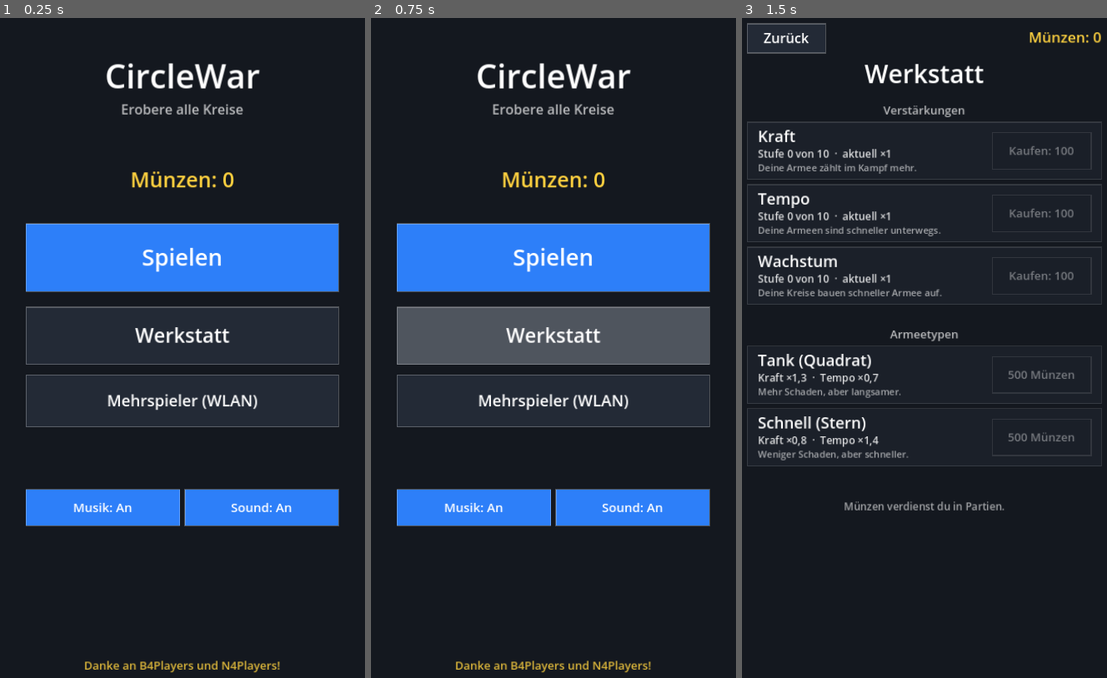
Above: before the commit, frames 1-3 (left to right).
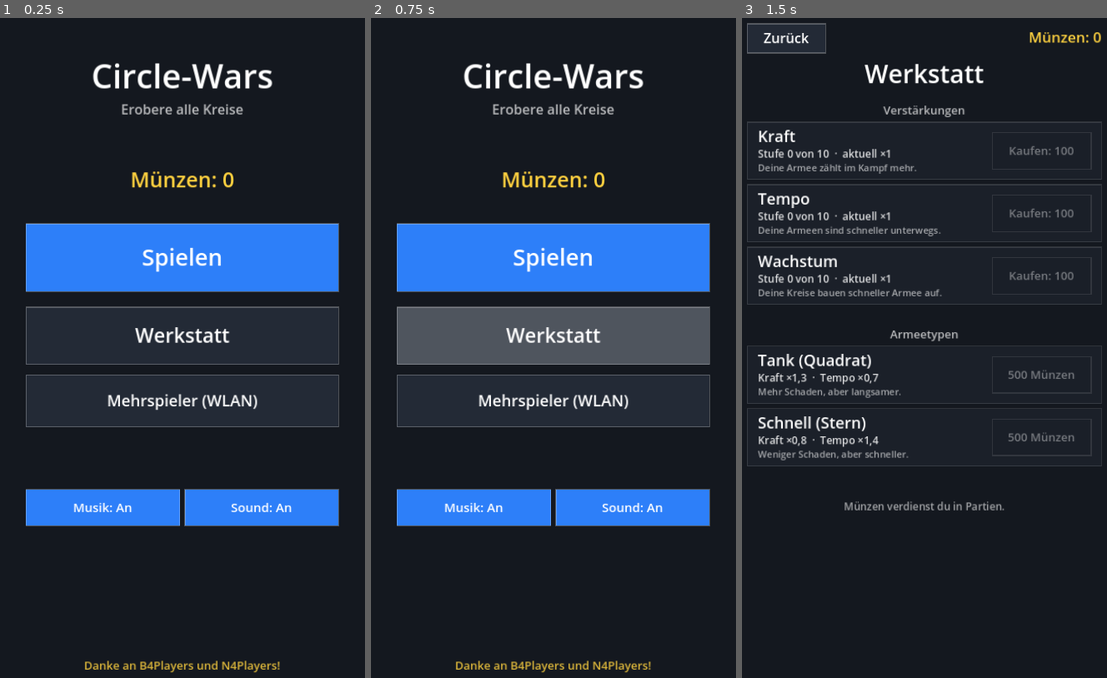
Above: after the commit, the same moments.

Repository: dremsky84/CircleWar
Game: Godot game, scene res://main.tscn
The game is run twice, just before and just after one commit, with the same random seed, the same clock (stepped at 60 frames per second) and the same inputs.
Inputs (mouse positions are in pixels of both pictures, inside the frame that each line leads up to):
- Up to frame 1 (0.25 s): no input
- Up to frame 2 (0.75 s): tap Enter at 0.5 s; move the mouse to (637, 315) at 0.52 s; click (637, 315) at 0.67 s
- Up to frame 3 (1.5 s): tap Space at 1.25 s; drag from (847, 381) to (906, 480) at 1.27 s

The runs differ from the first frame. In frame 1, 1.1% of the frame differs, in the area x 25-75%, y 6-11%; in frame 2, 1.1%; in frame 3, nothing differs.

Commit message:
Spielname: Circle-Wars (App-Name und Titel)
Co-Authored-By: Claude Sonnet 5.5 <noreply@anthropic.com>
Claude-Session: https://claude.ai/code/session_0136NsyP7JNdCaXv9od2PjSo

Diff:
--- a/project.godot
+++ b/project.godot
@@ -5,7 +5,7 @@
 
 [application]
 
-config/name="Echtzeit Strategie"
+config/name="Circle-Wars"
 run/main_scene="res://main.tscn"
 config/features=PackedStringArray("4.3", "Mobile")
 config/icon="res://icon.svg"
--- a/scripts/game.gd
+++ b/scripts/game.gd
@@ -1,6 +1,6 @@
 extends Node2D
 
-# CircleWar - Echtzeit-Strategie mit Kreisen
+# Circle-Wars - Echtzeit-Strategie mit Kreisen
 # Hauptmenü -> Spielen (Einstellungen) oder Werkstatt (Verstärkungen, Armeetypen)
 # -> Partie gegen die KI -> Ergebnis mit Münzen
 
@@ -1903,7 +1903,7 @@
 
 func _draw_main(font: Font) -> void:
 	var off := _menu_offset()
-	_text(font, off + 140.0, "CircleWar", 64, Color.WHITE)
+	_text(font, off + 140.0, "Circle-Wars", 64, Color.WHITE)
 	_text(font, off + 190.0, "Erobere alle Kreise", 26, Color(1, 1, 1, 0.7))
 	_text(font, off + 330.0, "Münzen: %d" % coins, 40, GOLD)
 	_draw_buttons(font)
Not shown, changed: export_presets.cfg
